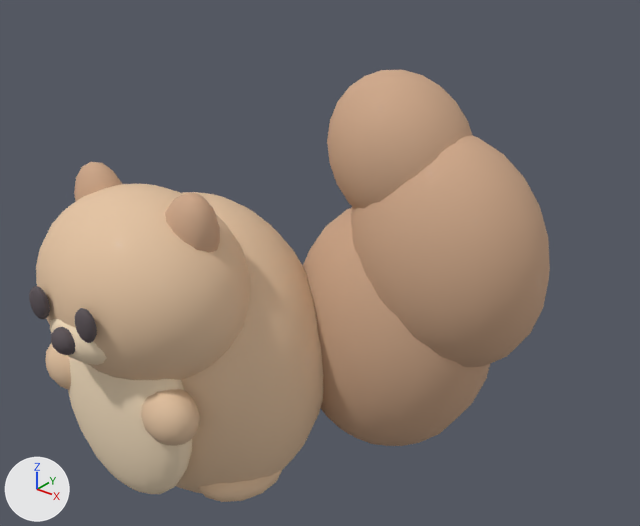
Before and after pictures for a commit that changed the glTF model public/assets/enemies/acorn-squirrel.glb.
The view is the same before and after, from a 50 mm camera at (1.252, -1.138, 1.304) aimed at (0.263, 0.098, 0.538). Arrows for +X, +Y and +Z are at lower left; the lights stay in place. The picture after the commit comes second. Where no turn or scale is listed for an object, it has been applied to the vertices. Vertices at exactly the same position are counted once.

In view in the first picture: 'Belly', 'Body', 'Ear_L', 'Ear_R', 'Foot_R', 'Head', 'Muzzle', 'Paw_L', 'Paw_R', 'TailCrown', 'TailMass', 'TailTip' and 3 more.
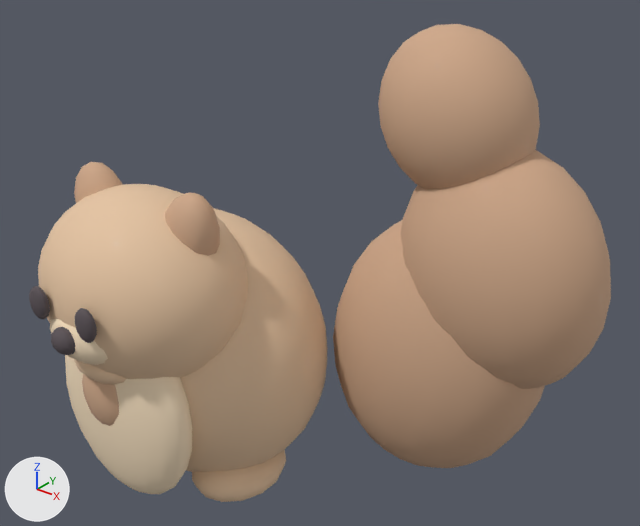
Where the newer file only moved an object's origin or applied its transform, the numbers keep the older frame.

Location of each change, (x1, y1, x2, y2) in pixels of the pictures (640 x 526 px):
'TailLobe_1', added (beige)
    after: (400, 150, 611, 389)
'TailCrown', deleted (beige)
    before: (351, 135, 550, 367)
'TailLobe_2', added (beige)
    after: (333, 220, 545, 468)
'Body', rescaled (12% shorter)
    before: (176, 192, 323, 493)
    after: (180, 208, 327, 472)
'TailMass', deleted (beige)
    before: (303, 207, 491, 446)
'TailLobe_3', added (beige)
    after: (378, 24, 540, 189)
'TailTip', deleted (beige)
    before: (327, 70, 473, 209)
'Paw_R', deleted (beige)
    before: (141, 389, 200, 446)
'AcornCharm', added (beige)
    after: (82, 374, 119, 426)
'Paw_L', deleted (beige)
    before: (45, 343, 71, 390)
'AcornCap', added (beige)
    after: (74, 359, 126, 385)

The change, as a diff of the scene's bpy script:
```diff
--- a/public/assets/enemies/acorn-squirrel.glb.py
+++ b/public/assets/enemies/acorn-squirrel.glb.py
@@ me_sphere @@
 # used by ob_body; location = (0.0, 0.015, 0.285)
-me_sphere.from_pydata(...)  # 478 vertices, 952 faces; spans x -0.295..0.295, y -0.24..0.24, z -0.35..0.35
+me_sphere.from_pydata(...)  # 478 vertices, 952 faces; spans x -0.295..0.295, y -0.24..0.24, z -0.285..0.315
+# me_sphere part 1: the whole mesh is scaled about its middle by (1, 1, 0.857), then moved by (0.0, 0.0, 0.015)
 me_sphere.materials.append(mat_critterbody)
@@ me_sphere_009_1 @@
+me_sphere_009_1.from_pydata(...)  # 200 vertices, 396 faces; spans x -0.149..0.149, y -0.135..0.135, z -0.159..0.159
+me_sphere_009_1.materials.append(mat_critteraccent)  # beige #cea889
@@ me_sphere_007_1 @@
+me_sphere_007_1.from_pydata(...)  # 200 vertices, 396 faces; spans x -0.236..0.236, y -0.165..0.165, z -0.295..0.295
+me_sphere_007_1.materials.append(mat_critteraccent)  # beige #cea889
@@ me_sphere_008_1 @@
+me_sphere_008_1.from_pydata(...)  # 200 vertices, 396 faces; spans x -0.205..0.205, y -0.165..0.165, z -0.242..0.242
+me_sphere_008_1.materials.append(mat_critteraccent)  # beige #cea889
@@ me_sphere_012_1 @@
+me_sphere_012_1.from_pydata(...)  # a UV sphere (14 segments, 9 rings, poles along z) spanning x -0.069..0.069, y -0.045..0.045, z -0.086..0.086
+me_sphere_012_1.materials.append(mat_critteraccent)  # beige #cea889
@@ me_sphere_013_1 @@
+me_sphere_013_1.from_pydata(...)  # a UV sphere (14 segments, 8 rings, poles along z) spanning x -0.076..0.076, y -0.049..0.049, z -0.036..0.036
+me_sphere_013_1.materials.append(mat_critterbody)  # beige #e5c4a2
@@ ob_paw_l @@
-ob_paw_l = bpy.data.objects.new('Paw_L', me_sphere_012)
-ob_paw_l.location = (-0.15, -0.22, 0.3)
@@ ob_paw_r @@
-ob_paw_r = bpy.data.objects.new('Paw_R', me_sphere_013)
-ob_paw_r.location = (0.15, -0.22, 0.3)
@@ ob_tailcrown @@
-ob_tailcrown = bpy.data.objects.new('TailCrown', me_sphere_008)
-ob_tailcrown.location = (0.455, 0.26, 0.56)
@@ ob_tailmass @@
-ob_tailmass = bpy.data.objects.new('TailMass', me_sphere_007)
-ob_tailmass.location = (0.335, 0.245, 0.355)
@@ ob_tailtip @@
-ob_tailtip = bpy.data.objects.new('TailTip', me_sphere_009)
-ob_tailtip.location = (0.34, 0.255, 0.74)
@@ ob_taillobe_3 @@
+ob_taillobe_3 = bpy.data.objects.new('TailLobe_3', me_sphere_009_1)
+ob_taillobe_3.location = (0.46, 0.255, 0.84)
@@ ob_taillobe_2 @@
+ob_taillobe_2 = bpy.data.objects.new('TailLobe_2', me_sphere_007_1)
+ob_taillobe_2.location = (0.455, 0.245, 0.355)
@@ ob_taillobe_1 @@
+ob_taillobe_1 = bpy.data.objects.new('TailLobe_1', me_sphere_008_1)
+ob_taillobe_1.location = (0.575, 0.26, 0.56)
@@ ob_acorncharm @@
+ob_acorncharm = bpy.data.objects.new('AcornCharm', me_sphere_012_1)
+ob_acorncharm.location = (0.0, -0.238, 0.3)
@@ ob_acorncap @@
+ob_acorncap = bpy.data.objects.new('AcornCap', me_sphere_013_1)
+ob_acorncap.location = (0.0, -0.244, 0.374)
```
